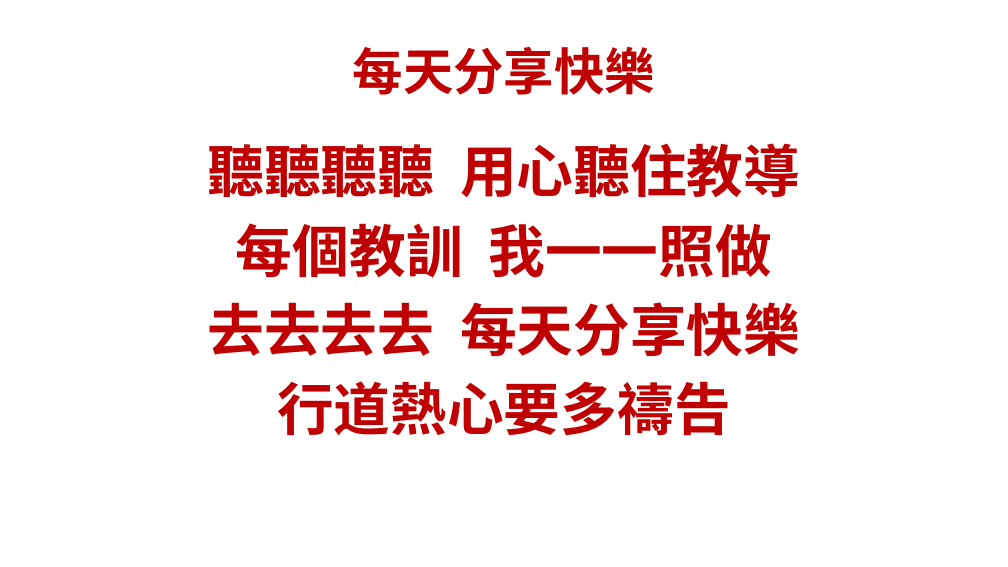
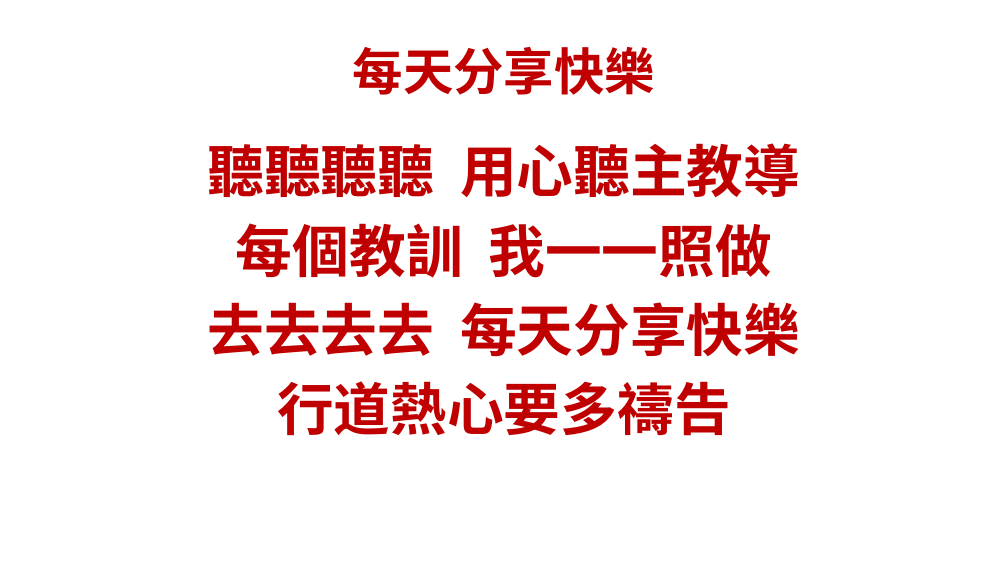
Before and after one commit to batisuoc/bible-school, a slide deck: slide 5 of 2020/2月.pptx (slide 3 before the commit). Drawn at 1008x567 pixels with LibreOffice and Linux fonts; fonts in the diff are those of the drawing; background and template pictures are left out. Boxes give left, top, right and bottom in pixels: in the first picture for what was removed or moved away, otherwise in the second. Text is boxed around its words. In the diff, an @@ line names an element or a change of style, - is before the commit and + after.

Commit message:
Update ppts

```diff
--- a/2020/2月.pptx
+++ b/2020/2月.pptx
@@ text at (208, 135, 800, 207): text changed @@
-聽聽聽聽 用心聽住教導
+聽聽聽聽 用心聽主教導
```
Also in this commit, not shown: 5 slides added, 7 other files.
